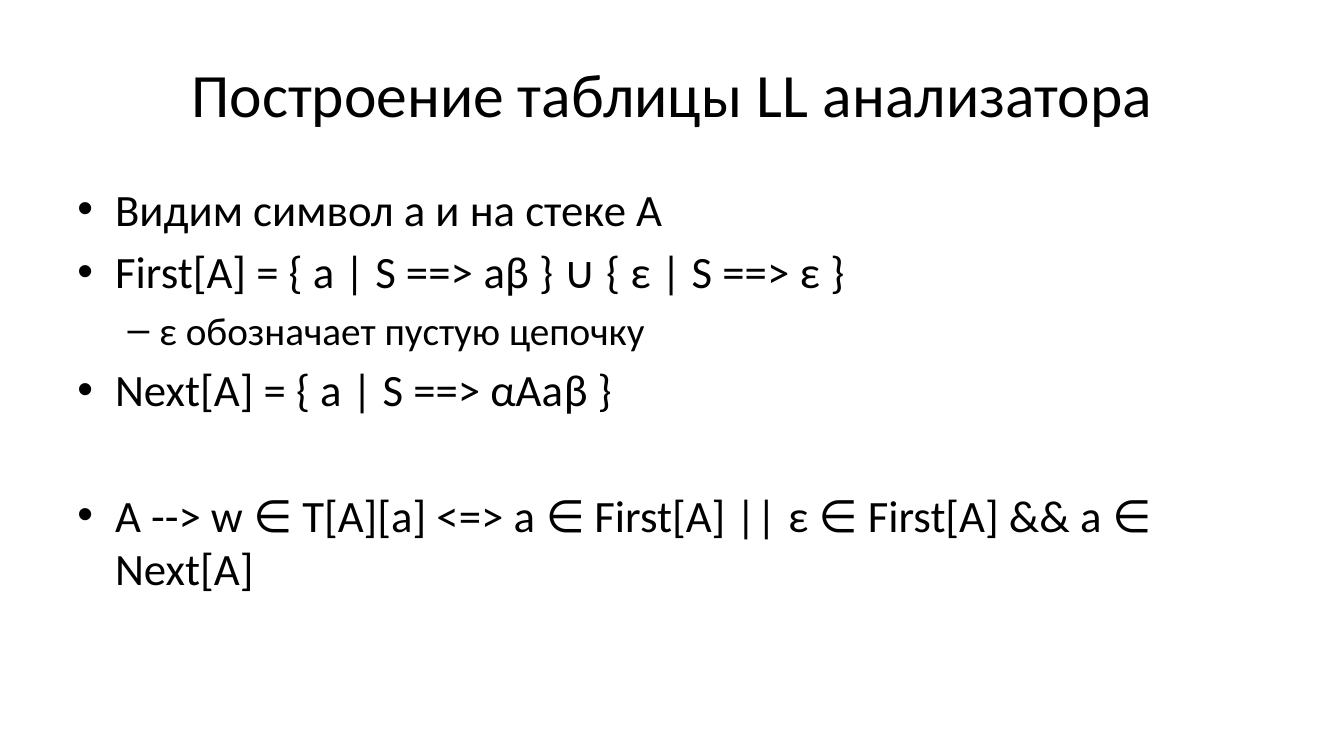
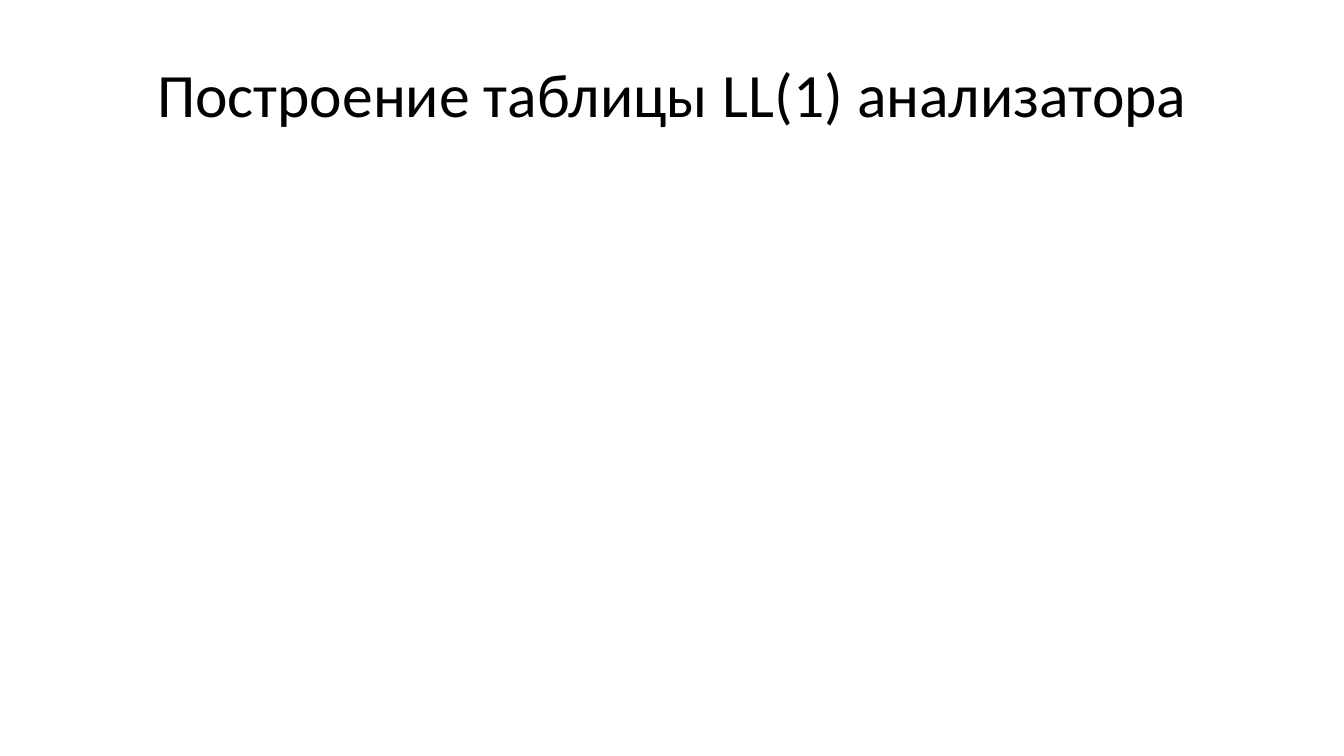
Before and after one commit to Evgueni-Petrov-aka-espetrov/Algorithms-and-Programming-in-C-pptx, a slide deck: slide 157 of 24 Элементы теории языков.pptx (slide 23 before the commit). Drawn at 1344x756 pixels with LibreOffice and Linux fonts; fonts in the diff are those of the drawing. Boxes give left, top, right and bottom in pixels: in the first picture for what was removed or moved away, otherwise in the second. Text is boxed around its words. In the diff, an @@ line names an element or a change of style, - is before the commit and + after.

Commit message:
добавил построение первого и следующего наборов и таблицы грамматики; сделал более понятный вывод в примерах

```diff
--- a/24 Элементы теории языков.pptx
+++ b/24 Элементы теории языков.pptx
@@ title at (157, 72, 1186, 127): text changed @@
-Построение таблицы LL анализатора
+Построение таблицы LL(1) анализатора
@@ text removed at (115, 197, 1101, 591) @@
-• Видим символ а и на стеке А
-• First[A] = { a | S ==> aβ } ∪ { ε | S ==> ε }
-  – ε обозначает пустую цепочку
-• Next[A] = { a | S ==> αAaβ }
-• A --> w ∈ T[A][a] <=> a ∈ First[A] || ε ∈ First[A] && a ∈ Next[A]
```
Also in this commit, not shown: 24 other slides changed, 197 slides added, 2 slides removed.
